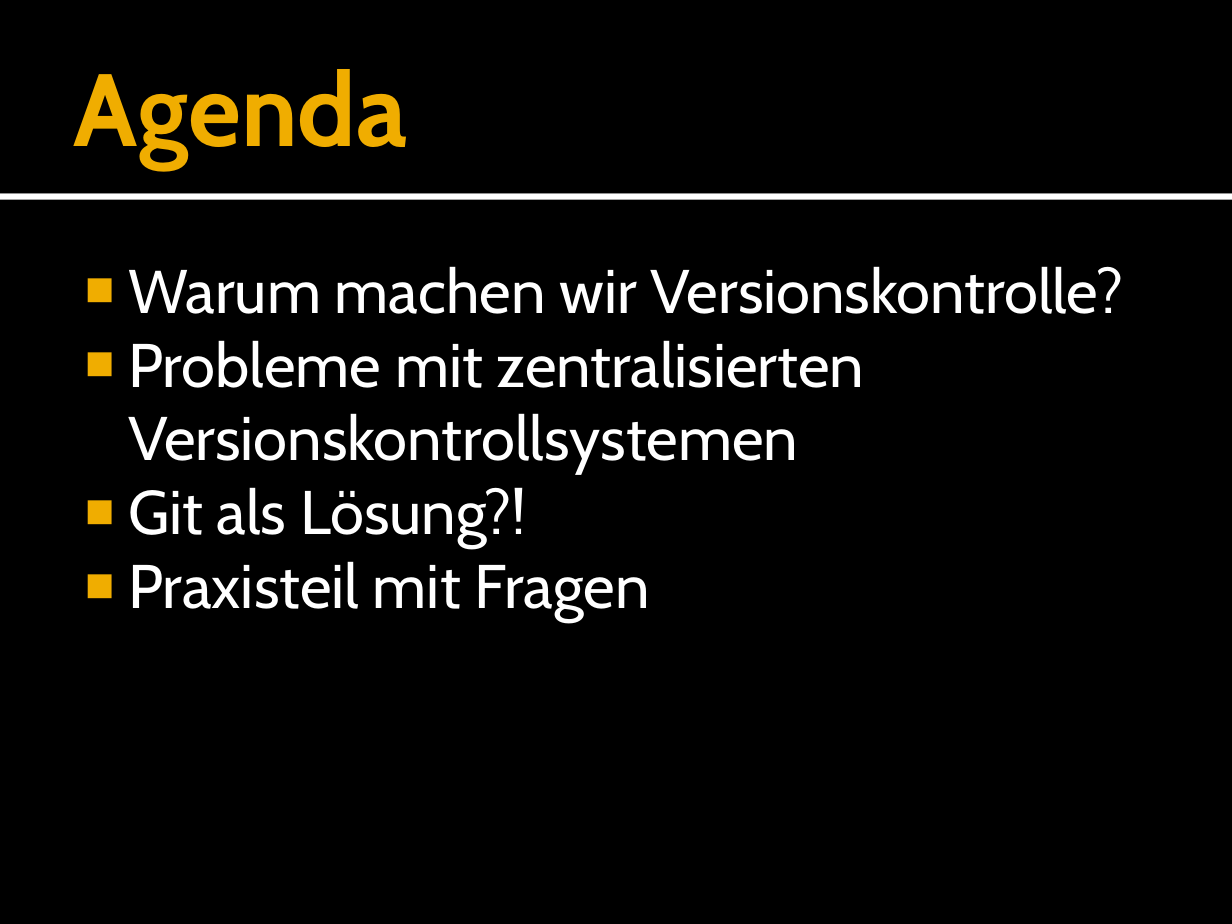
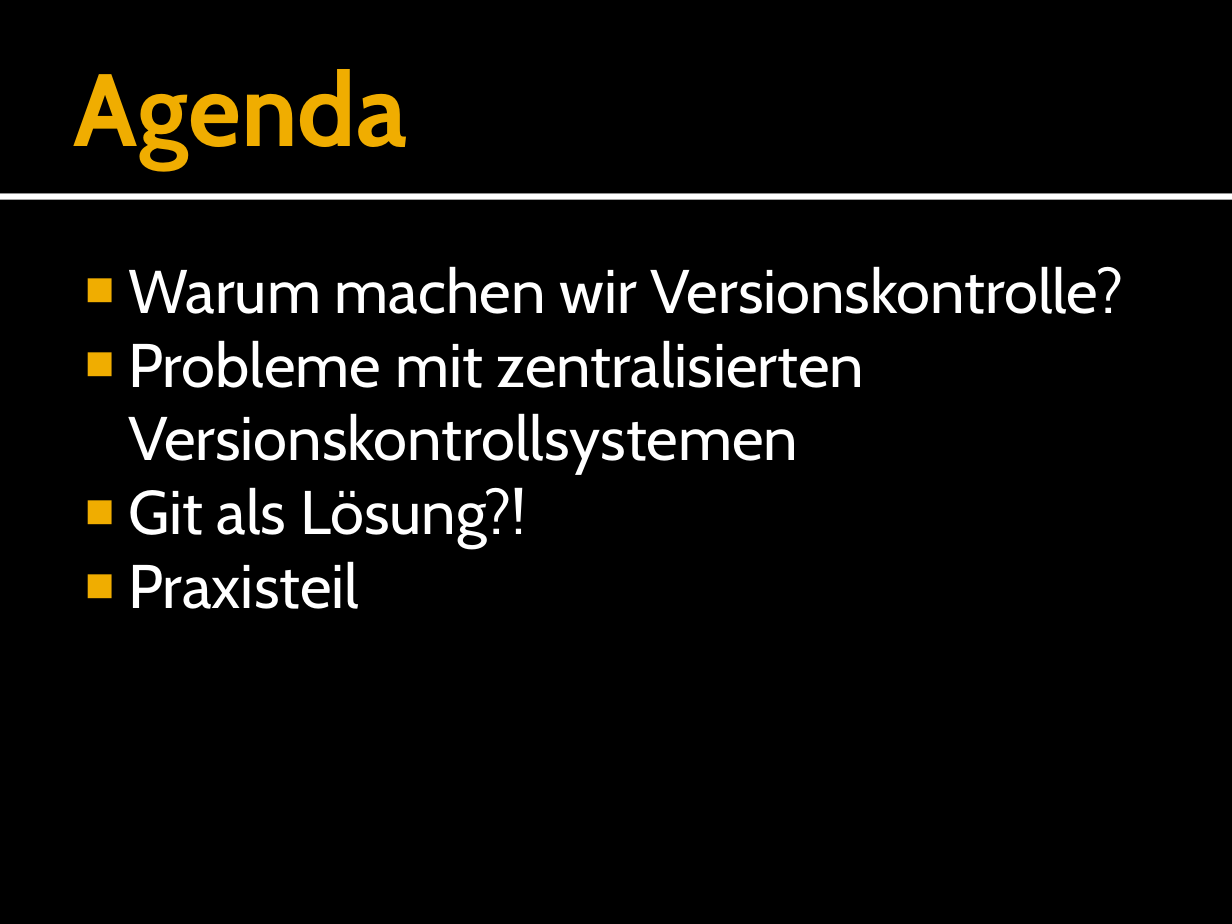
Before and after one commit to forki/GitTalk, a slide deck: slide 2 of GitTalk.pptx. Drawn at 1232x924 pixels with LibreOffice and Linux fonts; fonts in the diff are those of the drawing. Boxes give left, top, right and bottom in pixels: in the first picture for what was removed or moved away, otherwise in the second. Text is boxed around its words. In the diff, an @@ line names an element or a change of style, - is before the commit and + after.

```diff
--- a/GitTalk.pptx
+++ b/GitTalk.pptx
@@ text at (128,561,359,609): text changed @@
-■ Praxisteil mit Fragen
+■ Praxisteil
```
Also in this commit, not shown: 3 other slides changed, 1 slide added, 1 other file.
